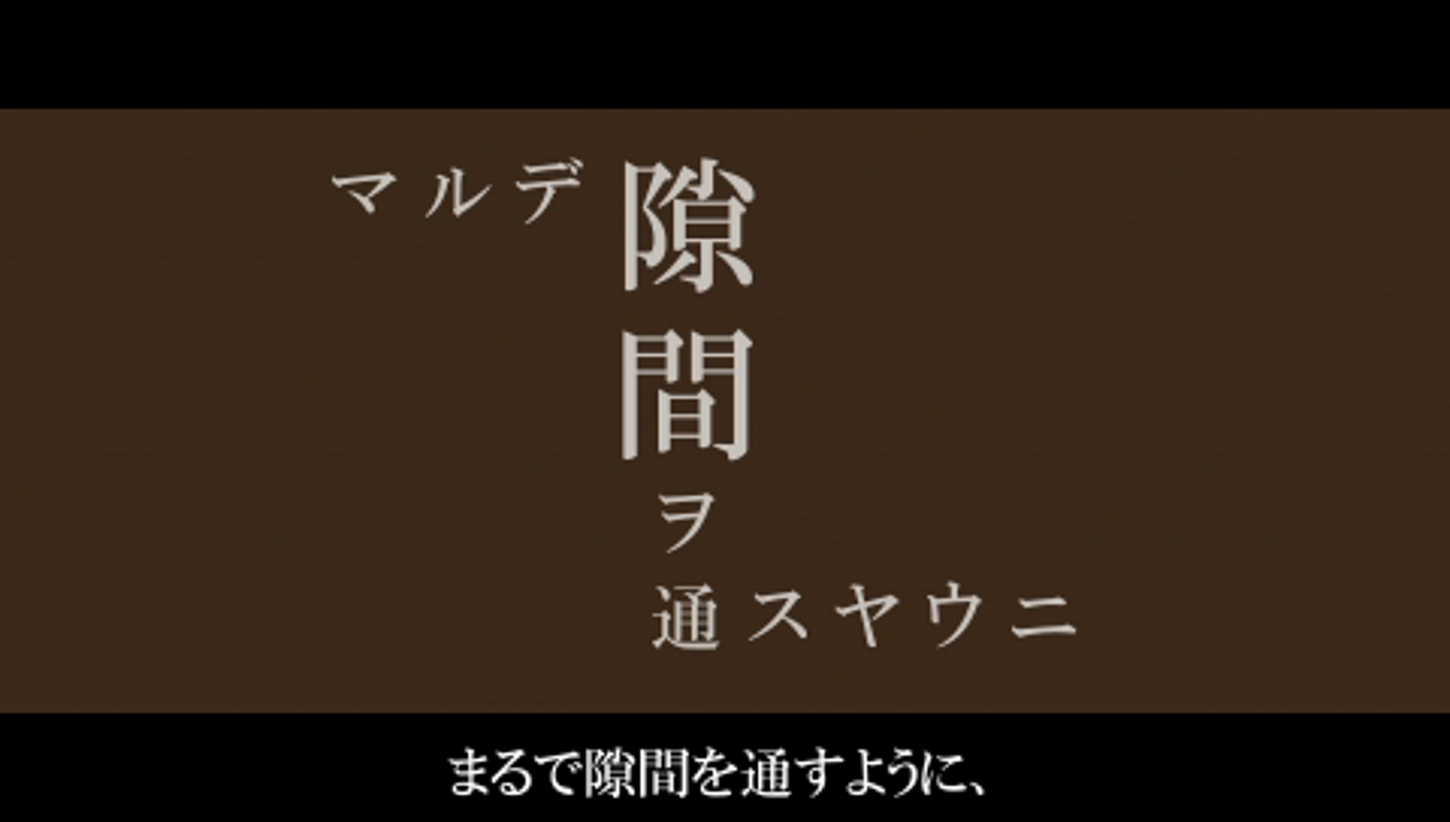
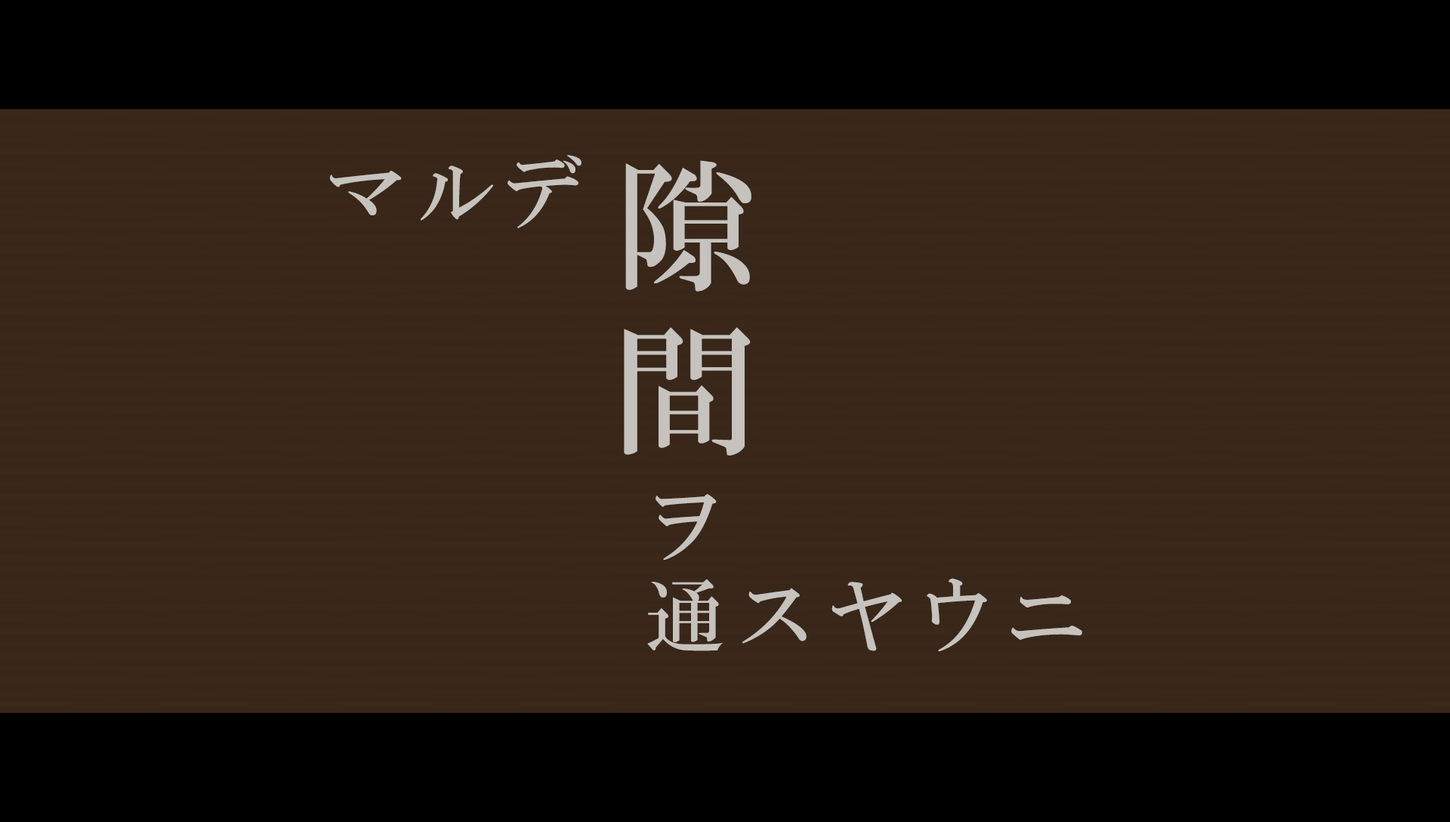
The second 1450×822 image is a revision of the first. Changes to its layers:
added layer "マルデ" above "隙間" over [329, 154, 582, 229]
added layer "隙間" above "ヲ 通スヤウニ" over [623, 160, 752, 456]
added layer "ヲ 通スヤウニ" above "Layer 2" over [647, 493, 1083, 651]
showed "Layer 2" over [0, 107, 1450, 799]
